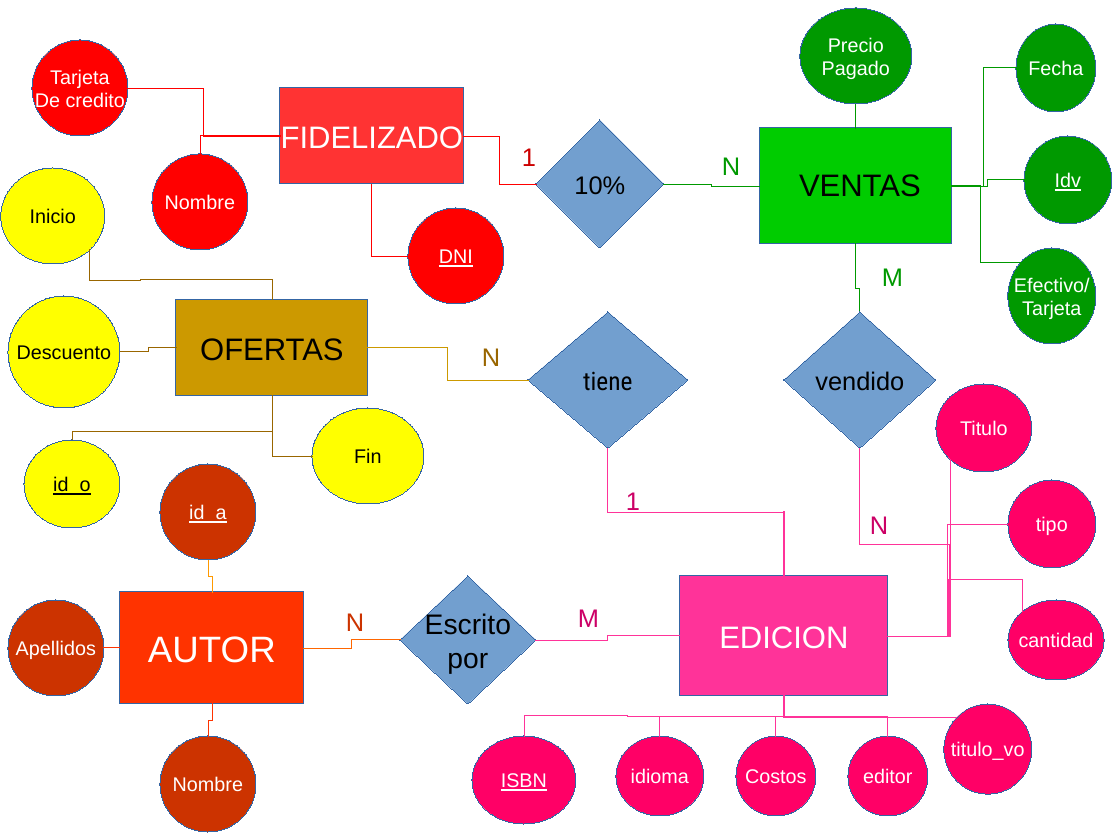
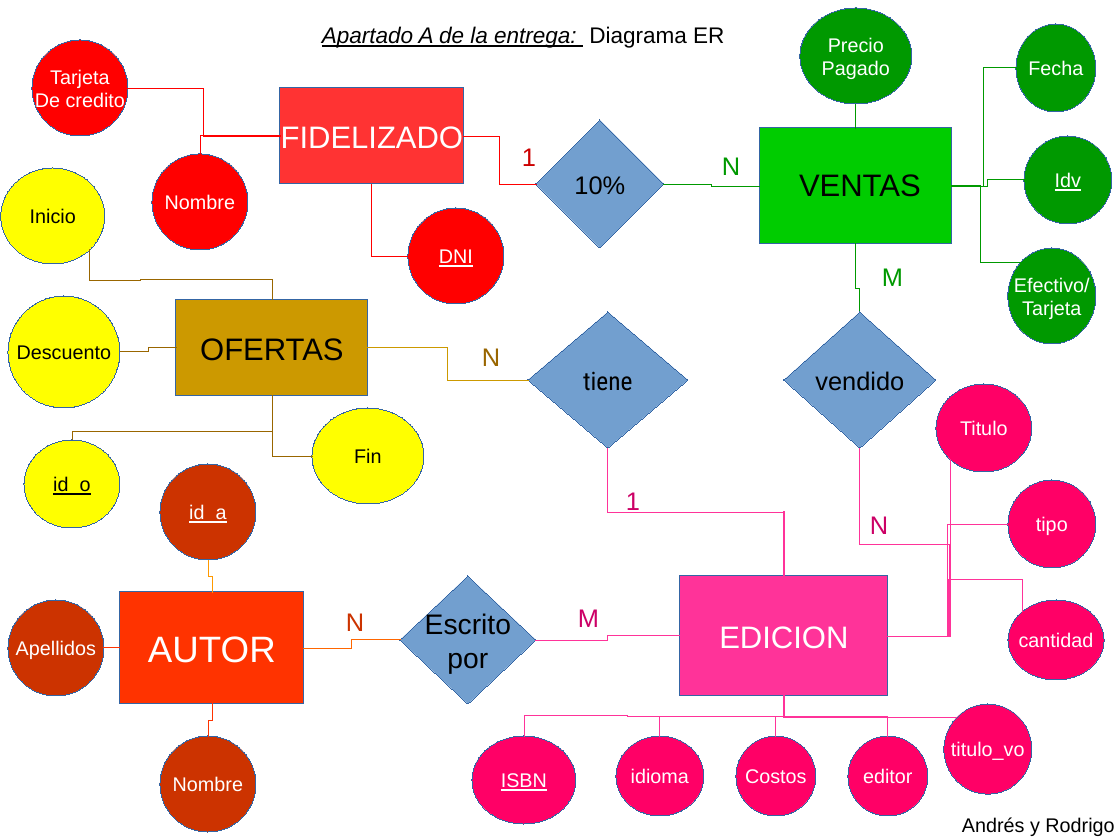
Before and after one commit to GonzaloMC7/EDAT, a slide deck: slide 1 of PRACTICA1/Documentos/ERColores.odp. Drawn at 1120x840 pixels with LibreOffice and Linux fonts; fonts in the diff are those of the drawing. Boxes give left, top, right and bottom in pixels: in the first picture for what was removed or moved away, otherwise in the second. Text is boxed around its words. In the diff, an @@ line names an element or a change of style, - is before the commit and + after.

Commit message:
Introducción Nombres Enunciado y Apartado

```diff
--- a/PRACTICA1/Documentos/ERColores.odp
+++ b/PRACTICA1/Documentos/ERColores.odp
@@ text added at [322,26,724,48], 16 pt, text #000000, italic, underline @@
+Apartado A de la entrega: Diagrama ER
@@ text added at [962,817,1114,836], 14 pt, text #000000 @@
+Andrés y Rodrigo
```
Also in this commit, not shown: 2 other files.
